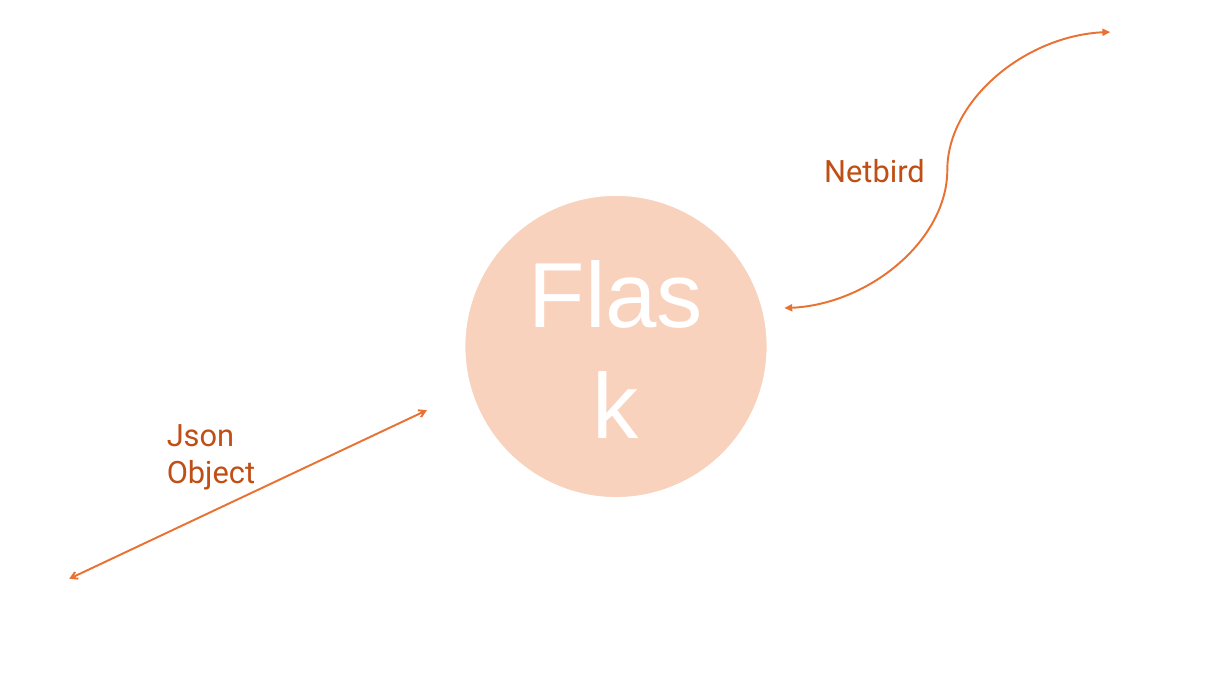
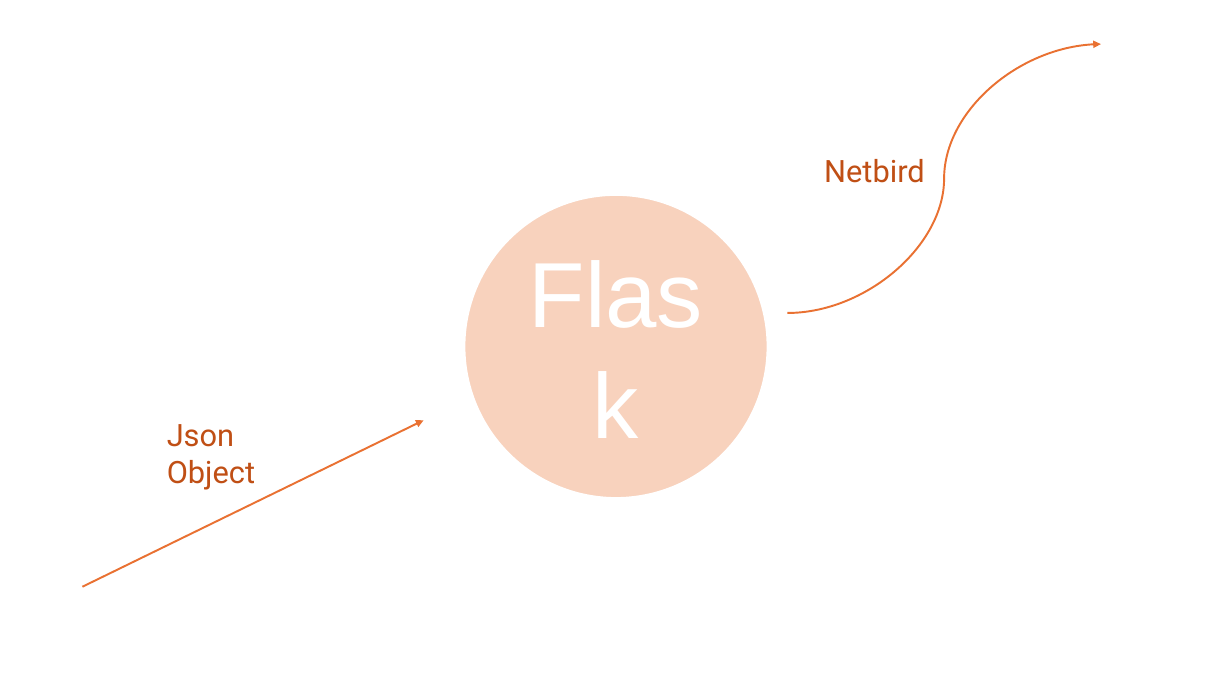
Before and after one commit to petterssonb/python-esp32-mqtt, a slide deck: slide 5 of content/IoT-PoC.pptx. Drawn at 1232x693 pixels with LibreOffice and Linux fonts; fonts in the diff are those of the drawing; background and template pictures are left out. Boxes give left, top, right and bottom in pixels: in the first picture for what was removed or moved away, otherwise in the second. Text is boxed around its words. In the diff, an @@ line names an element or a change of style, - is before the commit and + after.

Commit message:
updated the presentation switched icons and arrows to be more clear.

```diff
--- a/content/IoT-PoC.pptx
+++ b/content/IoT-PoC.pptx
@@ curved double arrow moved from (785, 308) - (1110, 32) to (787, 313) - (1101, 44) @@
@@ curved double arrow (787, 313) - (1101, 44): curved double arrow to curved arrow @@
@@ double arrow moved from (69, 579) - (427, 410) to (82, 587) - (423, 421) @@
@@ double arrow (82, 587) - (423, 421): double arrow to arrow @@
```
Also in this commit, not shown: 4 other slides changed.
